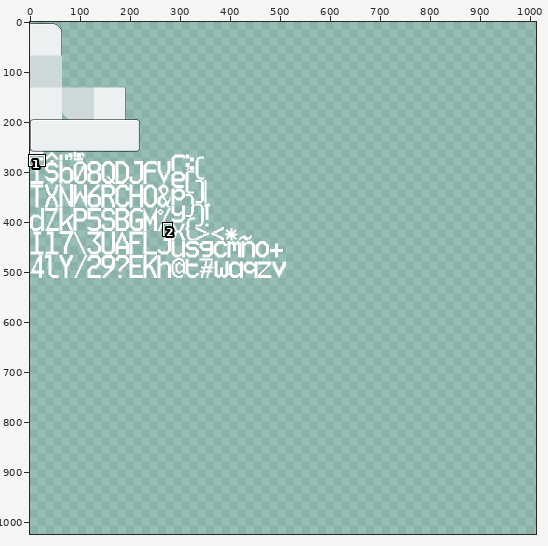
Two states of a sprite sheet, Assets/SpriteAtlases/GUI/UI/MenuAtlas.png. The picture above shows the old version from afar; the outline marks the close-up.
Close-up. Before the commit:
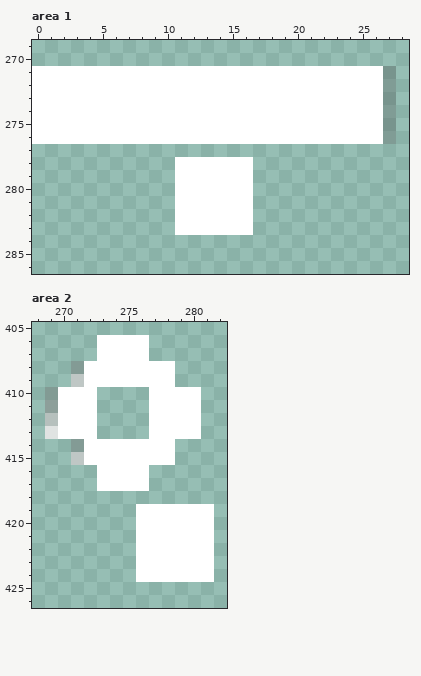
The file is 512x512 pixels. Pixels under 10% opacity are left out. Colours within 5 levels of each other are drawn and written as one. Shown: area 1: x 0..28, y 269..286; area 2: x 268..282, y 405..426. The old version is drawn lined up with the new one, on the new canvas. The wide view leaves out empty margins. The commit also changed other parts of the picture, which this record leaves out.
New version:
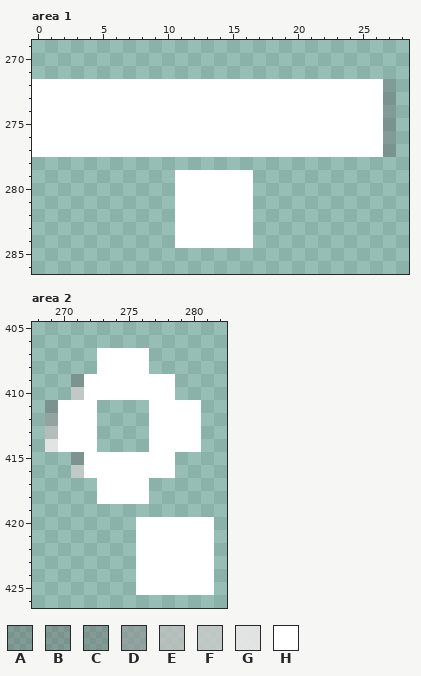
Palette (. is transparent): A #4c4c4c4c  B #62626262  C #68686868  D #90909090  E #c0c0c0c0  F #cccccccc  G #e8e8e8e8  H #ffffff
Difference:
canvas 512x512 -> 1024x1024
Area 1:
The author put colour A in row 277 at x 27.
The author put colour H in row 277 at x 0 to 26; in row 284 at x 11 to 16.
Colour A is gone in row 271 at x 27.
Colour H is gone in row 271 at x 0 to 26; in row 278 at x 11 to 16.
Area 2:
Colour D becomes colour B in row 411 at x 269.
Colour F becomes colour C in row 409 at x 271; in row 415 at x 271.
Colour E becomes colour D in row 412 at x 269.
Colour G becomes colour E in row 413 at x 269.
The author put colour F in row 416 at x 271.
Colour H becomes colour F in row 410 at x 271.
The author put colour G in row 414 at x 269.
The author put colour H in row 410 at x 273 to 276; in row 414 at x 270 and 279 to 280; in row 416 at x 272 and 277 to 278; in row 418 at x 273 to 276; in row 425 at x 276 to 281.
Colour C becomes colour H in row 414 at x 271.
Colour B is gone in row 410 at x 269.
Colour C is gone in row 408 at x 271.
Colour H is gone in row 406 at x 273 to 276; in row 408 at x 272 and 277 to 278; in row 410 at x 270 and 279 to 280; in row 414 at x 273 to 276; in row 419 at x 276 to 281.
Where, in picture pixels (left, top, right, bottom), the same in both close-ups:
erased: (32, 66, 396, 79)
changed: (32, 144, 396, 170)
added: (175, 235, 253, 248)
changed: (45, 335, 214, 517)
added: (136, 582, 214, 595)
